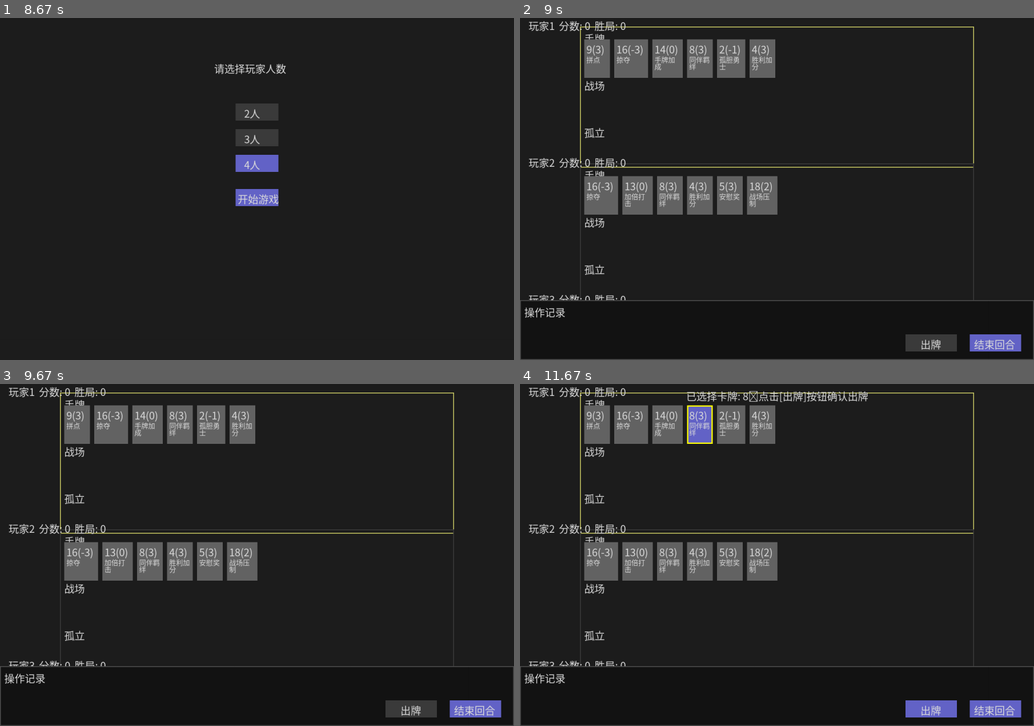
Above: before the commit, frames 1-4 (two rows, left to right).
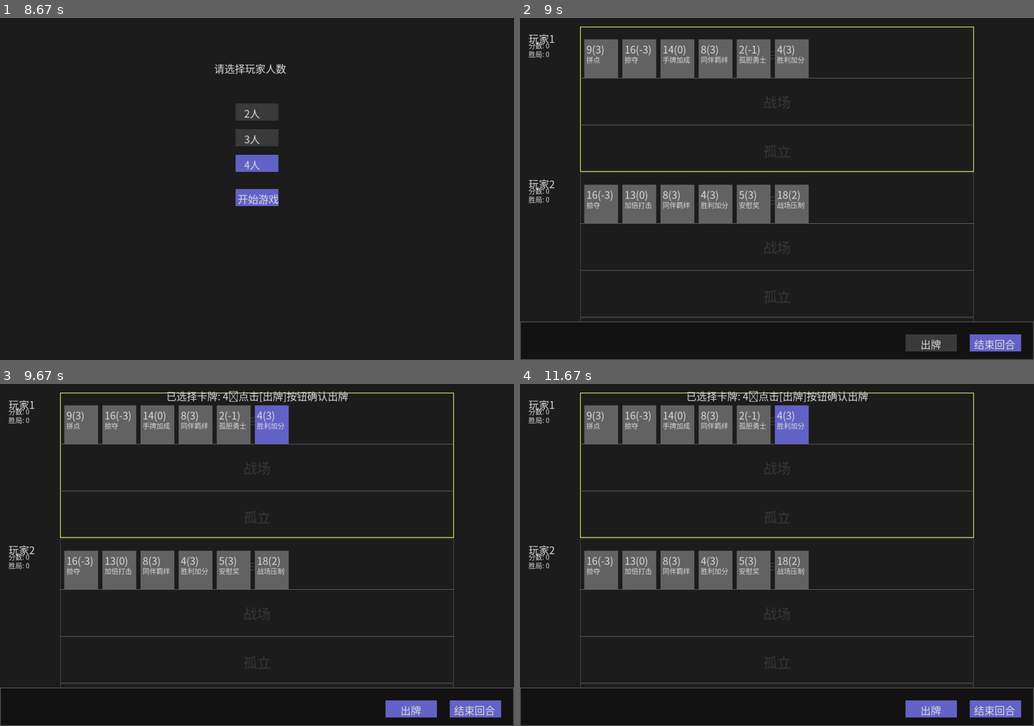
Above: after the commit, the same moments.

Repository: longer1225/-
Game: pygame game, started from main.py
Same seed, same stepped clock (60 frames per second), same inputs: the game is played once before the commit and once after it.
Inputs (mouse positions are in pixels of both pictures, inside the frame that each line leads up to):
- Up to frame 1 (8.67 s): click (164, 236) at 0.38 s; click "2人" at 0.72 s; click (66, 130) at 1.55 s; click "4人" at 1.88 s; click (185, 89) at 2.62 s; click "2人" at 2.95 s; click (138, 195) at 3.28 s; click (113, 185) at 3.62 s; click "4人" at 3.95 s; click (287, 212) at 5.48 s; click (195, 134) at 5.82 s; click (277, 199) at 6.15 s; click (107, 137) at 6.48 s; click (205, 274) at 6.82 s; click (61, 144) at 7.15 s; click (323, 134) at 7.48 s; click (390, 127) at 7.82 s; click (154, 134) at 8.15 s
- Up to frame 2 (9 s): click (766, 202) at 8.88 s
- Up to frame 3 (9.67 s): click (272, 425) at 9.22 s, where only the run after the commit has a clickable "手牌"; click (406, 681) at 9.55 s
- Up to frame 4 (11.67 s): click (597, 561) at 9.88 s; click (581, 490) at 10.22 s; click (766, 520) at 10.55 s; click (751, 575) at 10.88 s; click (633, 561) at 11.22 s; click "8(3)" at 11.55 s

Frame 1 is identical in both runs. In frame 2, 9.6% of the frame differs, in the area x 0-100%, y 0-89%; in frame 3, 11%, in the area x 0-100%, y 0-98%; in frame 4, 10%.

Commit message:
ui风格优化

Diff:
--- a/game/game_manager.py
+++ b/game/game_manager.py
@@ -62,6 +62,9 @@
     def play_small_round(self, ui):
         """运行一个小局"""
         self.start_small_round()
+        # 开局时锁定当局卡面固定宽度
+        if hasattr(ui, 'fix_card_width_for_round'):
+            ui.fix_card_width_for_round()
         # 本小局的先手由 starting_player_index 决定
         self.current_player_index = self.starting_player_index
         players_done = [False] * len(self.players)
--- a/ui/PygameUI.py
+++ b/ui/PygameUI.py
@@ -27,6 +27,8 @@
         ]
         self.font = pygame.font.SysFont(font_candidates, 24)
         self.small_font = pygame.font.SysFont(font_candidates, 16)
+        # 背景水印字号稍大一些，增强可见度但不过度抢眼
+        self.wm_font = pygame.font.SysFont(font_candidates, 32)
         self.clock = pygame.time.Clock()
 
         # 游戏状态
@@ -53,6 +55,8 @@
         self.card_height = 90
         self.card_spacing = 10   # 原为5，增大以避免遮挡
         self.card_left = 150
+        # 固定卡宽（每局开始时计算一次，之后不再改变）
+        self.fixed_card_width = None
 
         # 悬停提示（技能说明）
         self.hover_card = None            # 当前鼠标悬停的卡牌
@@ -61,20 +65,46 @@
         self.mouse_pos = (0, 0)           # 记录鼠标位置用于提示框定位
 
     def _build_card_rects(self, cards: List[Card], y: int) -> List[pygame.Rect]:
-        """根据卡名实际宽度为一行卡牌构建矩形列表，保证卡名完整显示。"""
+        """根据固定卡宽生成等宽矩形；若未固定，则按全卡池计算一次固定卡宽。"""
         rects: List[pygame.Rect] = []
+        if not cards:
+            return rects
+        # 若尚未固定卡宽：按全卡池（1..19）计算一次
+        self._ensure_fixed_card_width()
+        width: int = cast(int, self.fixed_card_width)
+
+        # 再按统一宽度生成每张卡的矩形
         x = self.card_left
-        for c in cards:
-            # 卡面主标题（含点数、孤立标识）决定卡宽
-            text = f"{c.name}({c.points})"
-            # 不再在卡牌前加“[孤]”标记
-            # 使用实际渲染后的表面宽度，避免字体度量偏差导致截断
-            text_surface = self.font.render(text, True, COLOR_TEXT)
-            text_w = text_surface.get_width()
-            width = max(self.card_width, text_w + 16)  # 左右预留更充足的 padding
+        for _ in cards:
             rects.append(pygame.Rect(x, y, width, self.card_height))
             x += width + self.card_spacing
         return rects
+
+    def _ensure_fixed_card_width(self) -> None:
+        """若未设置固定卡宽，则按全卡池（编号 1..19）计算一次并锁定。"""
+        if self.fixed_card_width is not None:
+            return
+        try:
+            from game.card_factory import create_card_by_number
+        except Exception:
+            # 兜底：如果无法导入工厂，则使用默认宽度
+            self.fixed_card_width = self.card_width
+            return
+        max_text_w = 0
+        for n in range(1, 20):
+            try:
+                c = create_card_by_number(n)
+            except Exception:
+                continue
+            text = f"{c.name}({c.points})"
+            text_surface = self.font.render(text, True, COLOR_TEXT)
+            max_text_w = max(max_text_w, text_surface.get_width())
+        self.fixed_card_width = max(self.card_width, max_text_w + 16)
+
+    def fix_card_width_for_round(self) -> None:
+        """供小局开始时调用：根据全卡池测量并锁定当局卡宽。"""
+        self.fixed_card_width = None
+        self._ensure_fixed_card_width()
 
     def compute_live_score(self, player: Player) -> int:
         """实时计算玩家当前分数（战场+孤立区点数和）。"""
@@ -708,7 +738,10 @@
 
     def draw_player_zones(self, player: Player, idx: int, is_current: bool) -> None:
         """绘制玩家区域"""
-        base_y = 50 + idx * (ZONE_HEIGHT * 3 + ZONE_MARGIN)
+        gap = ZONE_MARGIN
+        h_hand, h_battle, h_iso = HAND_HEIGHT, BATTLE_HEIGHT, ISO_HEIGHT
+        total_h = h_hand + h_battle + h_iso + gap * 2
+        base_y = 50 + idx * (total_h + 30)
         border_color = COLOR_CURRENT if is_current else COLOR_ZONE
         # 如果当前有选中卡牌且需要选择目标，显示玩家区域的可选状态
         if self.selected_card and self.gm and self.gm.current_player:
@@ -719,49 +752,102 @@
             # 不再高亮显示需要卡牌目标的玩家区域
 
         # 绘制玩家区域边框
-        pygame.draw.rect(self.screen, border_color,
-                        (140, base_y - 30, WINDOW_WIDTH - 280, ZONE_HEIGHT * 3 + 30), 2)
+        pygame.draw.rect(
+            self.screen,
+            border_color,
+            (140, base_y - 30, WINDOW_WIDTH - 280, total_h + 30),
+            2,
+        )
+
+        # 用细线分割三个区域（取间隙的中线位置）
+        x1, x2 = 140, WINDOW_WIDTH - 140
+        y_sep1 = base_y + h_hand + gap // 2
+        y_sep2 = base_y + h_hand + gap + h_battle + gap // 2
+        sep_color = (120, 120, 120)
+        pygame.draw.line(self.screen, sep_color, (x1, y_sep1), (x2, y_sep1), 1)
+        pygame.draw.line(self.screen, sep_color, (x1, y_sep2), (x2, y_sep2), 1)
 
         # 绘制各个区域
-        self.draw_zone("手牌", player.hand, player, "hand", base_y)
-        self.draw_zone("战场", player.battlefield_cards, player, "battlefield", base_y + ZONE_HEIGHT + 10)
-        self.draw_zone("孤立", player.isolated_cards, player, "isolated", base_y + (ZONE_HEIGHT + 10) * 2)
-
-        # 绘制玩家信息：分数使用实时分（战场+孤立区）
+        self.draw_zone("手牌", player.hand, player, "hand", base_y, h_hand)
+        self.draw_zone("战场", player.battlefield_cards, player, "battlefield", base_y + h_hand + gap, h_battle)
+        self.draw_zone("孤立", player.isolated_cards, player, "isolated", base_y + h_hand + gap + h_battle + gap, h_iso)
+
+        # 绘制玩家信息（在board左侧分行显示，避免遮挡牌）
         live_score = self.compute_live_score(player)
-        info_text = f"{player.name}  分数: {live_score}  胜局: {player.wins}"
-        name_text = self.font.render(info_text, True, COLOR_TEXT)
-        self.screen.blit(name_text, (20, base_y - 50))
+        info_x = 20
+        info_y = base_y - 20
+        name_surf = self.font.render(player.name, True, COLOR_TEXT)
+        score_surf = self.small_font.render(f"分数: {live_score}", True, COLOR_TEXT)
+        wins_surf = self.small_font.render(f"胜局: {player.wins}", True, COLOR_TEXT)
+        self.screen.blit(name_surf, (info_x, info_y))
+        self.screen.blit(score_surf, (info_x, info_y + 22))
+        self.screen.blit(wins_surf, (info_x, info_y + 42))
 
         # 如果是选中的目标，绘制高亮边框
         if player in self.target_list:
             highlight_color = (255, 0, 0) if player in self.enemy_list else (0, 255, 0)
-            pygame.draw.rect(self.screen, highlight_color,
-                           (140, base_y - 30, WINDOW_WIDTH - 280, ZONE_HEIGHT * 3 + 30), 4)
+            pygame.draw.rect(
+                self.screen,
+                highlight_color,
+                (140, base_y - 30, WINDOW_WIDTH - 280, total_h + 30),
+                4,
+            )
 
     def draw_log_panel(self) -> None:
         """在底部绘制一个日志框，显示最近的操作。"""
-        panel_height = 140
+        panel_height = 90
         panel_rect = pygame.Rect(0, WINDOW_HEIGHT - panel_height, WINDOW_WIDTH, panel_height)
         pygame.draw.rect(self.screen, (20, 20, 20), panel_rect)
         pygame.draw.rect(self.screen, (80, 80, 80), panel_rect, 2)
 
-        # 标题
-        title = self.font.render("操作记录", True, COLOR_TEXT)
-        self.screen.blit(title, (10, WINDOW_HEIGHT - panel_height + 10))
-
-        # 取最后 max_logs 条
+        # 面板与按钮约束
+        panel_top = WINDOW_HEIGHT - panel_height
+        bottom_safe_y = WINDOW_HEIGHT - 70  # 按钮上沿之上留出安全距离
+        line_h = self.small_font.get_height() + 2
+
+        # 在空间足够时绘制标题；不足则让出空间给日志
+        title_surface = self.small_font.render("操作记录", True, COLOR_TEXT)
+        title_h = title_surface.get_height()
+        # 预估最小需要高度：标题 + 一行日志
+        need_for_title_and_one = 8 + title_h + 4 + line_h
+        avail = bottom_safe_y - panel_top
+        draw_title = avail >= need_for_title_and_one
+
+        y_title = panel_top + 8
+        if draw_title:
+            self.screen.blit(title_surface, (10, y_title))
+            logs_top = y_title + title_h + 4
+        else:
+            logs_top = panel_top + 6
+
+        # 取最后若干条日志，自底向上绘制，保证至少尝试一行
         lines = self.logs[-self.max_logs:]
-        # 从底部向上画
+        if not lines:
+            return
+        # 从底部向上画，直到触达 logs_top
+        drawn = 0
         for i, line in enumerate(reversed(lines)):
-            text_surface = self.font.render(line, True, COLOR_TEXT)
-            y = WINDOW_HEIGHT - 10 - (i + 1) * (text_surface.get_height() + 2)
+            text_surface = self.small_font.render(line, True, COLOR_TEXT)
+            y = bottom_safe_y - (i + 1) * line_h
+            if y < logs_top:
+                break
             self.screen.blit(text_surface, (10, y))
-
-    def draw_zone(self, label: str, cards: List[Card], player: Player, zone_name: str, y: int) -> None:
-        """绘制卡牌区域"""
-        title = self.font.render(label, True, COLOR_TEXT)
-        self.screen.blit(title, (150, y - 20))
+            drawn += 1
+        # 如果一行都没画出来（空间极其有限），强制在 logs_top 位置画一行
+        if drawn == 0:
+            text_surface = self.small_font.render(lines[-1], True, COLOR_TEXT)
+            self.screen.blit(text_surface, (10, logs_top))
+
+    def draw_zone(self, label: str, cards: List[Card], player: Player, zone_name: str, y: int, height: int = ZONE_HEIGHT) -> None:
+        """绘制卡牌区域（背景水印 + 卡牌）"""
+        # 背景水印文字（低透明度）
+        zone_rect = pygame.Rect(140, y, WINDOW_WIDTH - 280, height)
+        wm = self.wm_font.render(label, True, (200, 200, 200))
+        wm.set_alpha(40)
+        wm_x = zone_rect.x + (zone_rect.width - wm.get_width()) // 2
+        wm_y = zone_rect.y + (zone_rect.height - wm.get_height()) // 2
+        self.screen.blit(wm, (wm_x, wm_y))
+
         rects = self._build_card_rects(cards, y)
         for card, rect in zip(cards, rects):
             # 根据不同情况设置卡牌颜色
@@ -811,17 +897,20 @@
         :param zone: 要检查的区域，可以是 "hand"/"battlefield"/"isolated"
         """
         cards: List[Card] = []
-        base_y = 50 + player.index * (ZONE_HEIGHT * 3 + ZONE_MARGIN)
+        gap = ZONE_MARGIN
+        h_hand, h_battle, h_iso = HAND_HEIGHT, BATTLE_HEIGHT, ISO_HEIGHT
+        total_h = h_hand + h_battle + h_iso + gap * 2
+        base_y = 50 + player.index * (total_h + 30)
 
         if zone == "hand":
             cards = player.hand
             y_offset = 0
         elif zone == "battlefield":
             cards = player.battlefield_cards
-            y_offset = ZONE_HEIGHT + 10
+            y_offset = h_hand + gap
         elif zone == "isolated":
             cards = player.isolated_cards
-            y_offset = (ZONE_HEIGHT + 10) * 2
+            y_offset = h_hand + gap + h_battle + gap
         else:
             return None
 
@@ -835,10 +924,12 @@
         """检查是否点击到目标玩家区域"""
         if not self.gm:
             return None
-
+        gap = ZONE_MARGIN
+        h_hand, h_battle, h_iso = HAND_HEIGHT, BATTLE_HEIGHT, ISO_HEIGHT
+        total_h = h_hand + h_battle + h_iso + gap * 2
         for player in self.gm.players:
-            rect = pygame.Rect(140, 50 + player.index * (ZONE_HEIGHT * 3 + ZONE_MARGIN) - 30,
-                             WINDOW_WIDTH - 280, ZONE_HEIGHT * 3 + 30)
+            base_y = 50 + player.index * (total_h + 30)
+            rect = pygame.Rect(140, base_y - 30, WINDOW_WIDTH - 280, total_h + 30)
             if rect.collidepoint(x, y):
                 return player
         return None
@@ -848,7 +939,10 @@
 
         :param zone: 要检查的区域，可以是 "hand"/"battlefield"/"isolated"
         """
-        base_y = 50 + player.index * (ZONE_HEIGHT * 3 + ZONE_MARGIN)
+        gap = ZONE_MARGIN
+        h_hand, h_battle, h_iso = HAND_HEIGHT, BATTLE_HEIGHT, ISO_HEIGHT
+        total_h = h_hand + h_battle + h_iso + gap * 2
+        base_y = 50 + player.index * (total_h + 30)
 
         # 确定要搜索的卡牌列表和纵向偏移
         if zone == "hand":
@@ -856,10 +950,10 @@
             y_offset = 0
         elif zone == "battlefield":
             cards = player.battlefield_cards
-            y_offset = ZONE_HEIGHT + 10
+            y_offset = h_hand + gap
         elif zone == "isolated":
             cards = player.isolated_cards
-            y_offset = (ZONE_HEIGHT + 10) * 2
+            y_offset = h_hand + gap + h_battle + gap
         else:
             return None
 
--- a/ui/constants.py
+++ b/ui/constants.py
@@ -2,8 +2,13 @@
 WINDOW_WIDTH = 1200
 WINDOW_HEIGHT = 800
 ZONE_WIDTH = 200
-ZONE_HEIGHT = 100
+ZONE_HEIGHT = 90
 ZONE_MARGIN = 20
+
+# 分区独立高度（让手牌略小、孤立略大，总高度与原来接近）
+HAND_HEIGHT = 80
+BATTLE_HEIGHT = 90
+ISO_HEIGHT = 100
 
 # 颜色常量
 COLOR_BG = (30, 30, 30)
Binary file removed: ui/images/1.png
Binary file removed: ui/images/2.png
Binary file removed: ui/images/3.png
Binary file removed: ui/images/4.png
Binary file added: ui/images/board.png
Binary file added: ui/images/card.jpeg
